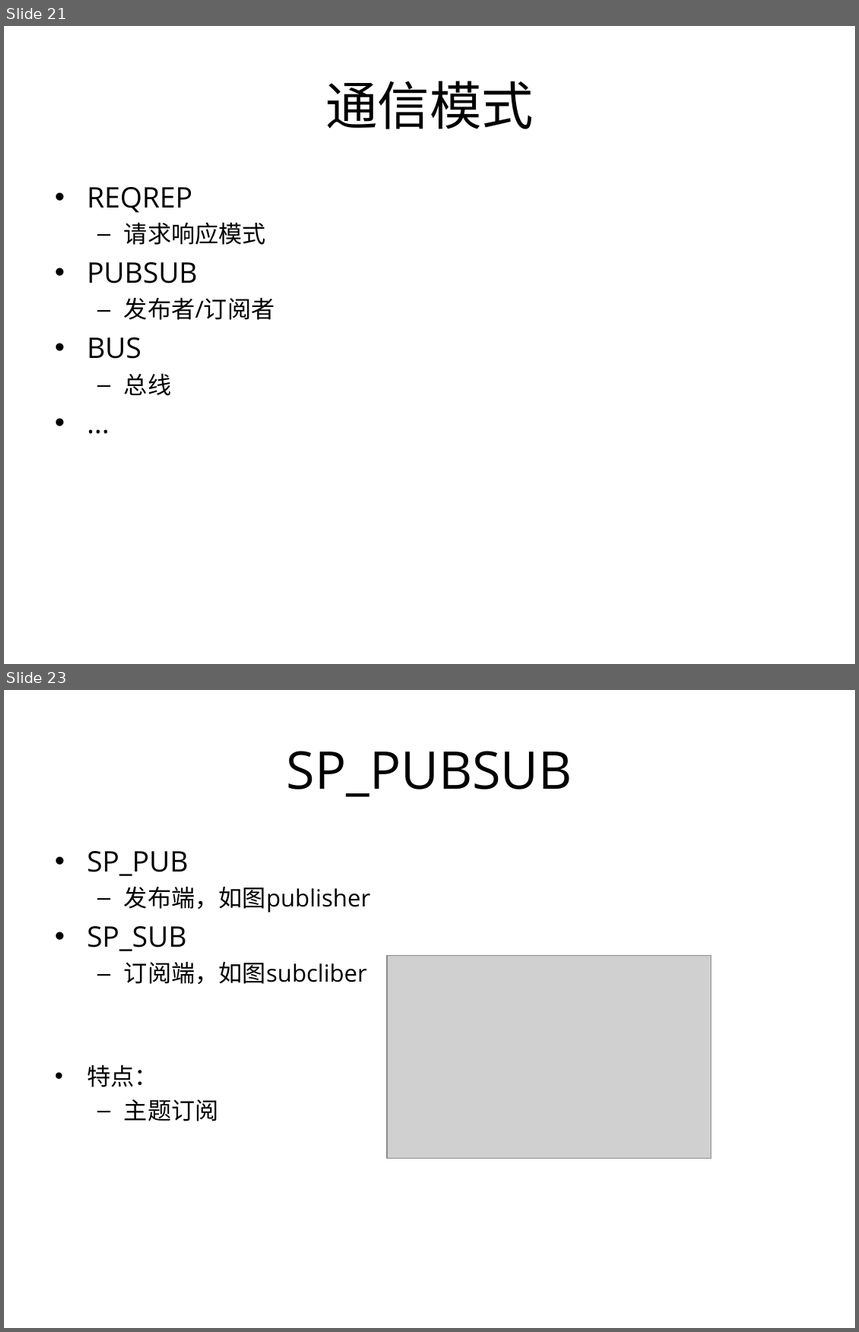
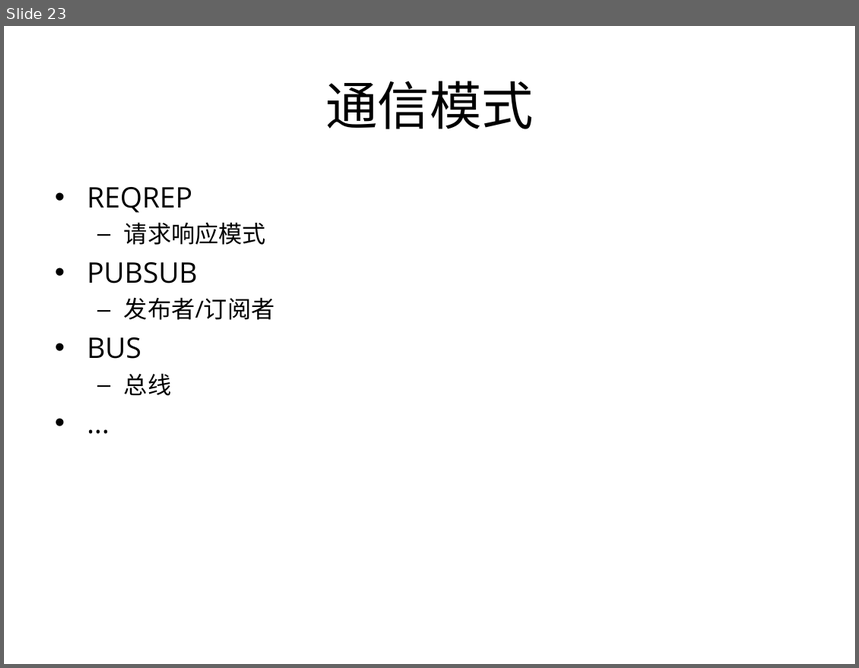
Before and after one commit to proxyio/xio, a slide deck: docs/PROXYIO.ppt. Shown one above the other, each under a label of ours: slides 21 and 23 before the commit, slide 23 after it; the slides between them are not shown. The pictures are 859x1332 and 859x668 pixels, drawn with LibreOffice and Linux fonts; fonts in the diff are those of the drawing; grey boxes stand for pictures. Boxes give left, top, right and bottom in pixels: in the first picture for what was removed or moved away, otherwise in the second. Text is boxed around its words. In the diff, an @@ line names an element or a change of style, - is before the commit and + after.

```diff
--- a/docs/PROXYIO.ppt
+++ b/docs/PROXYIO.ppt
@@ slide 23 removed at [4,690,855,1328], background #FFFFFF @@
@@ title removed at [287,751,572,797] @@
-SP_PUBSUB
@@ text removed at [87,851,370,1122] @@
-• SP_PUB
-  – 发布端，如图publisher
-• SP_SUB
-  – 订阅端，如图subcliber
-• 特点：
-  – 主题订阅
@@ picture removed at [387,955,712,1159] @@
@@ what was slide 21 is now slide 23 @@
```
Also in this commit, not shown: 4 slides changed, 10 slides added, 10 other slides removed.
